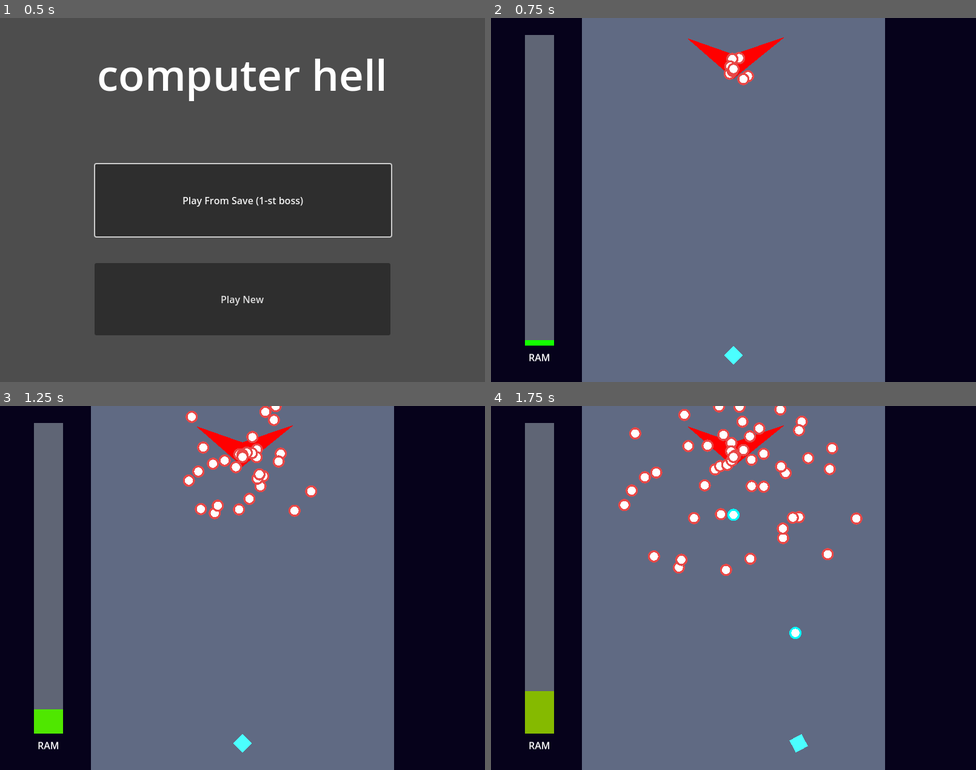
Above: before the commit, frames 1-4 (two rows, left to right).
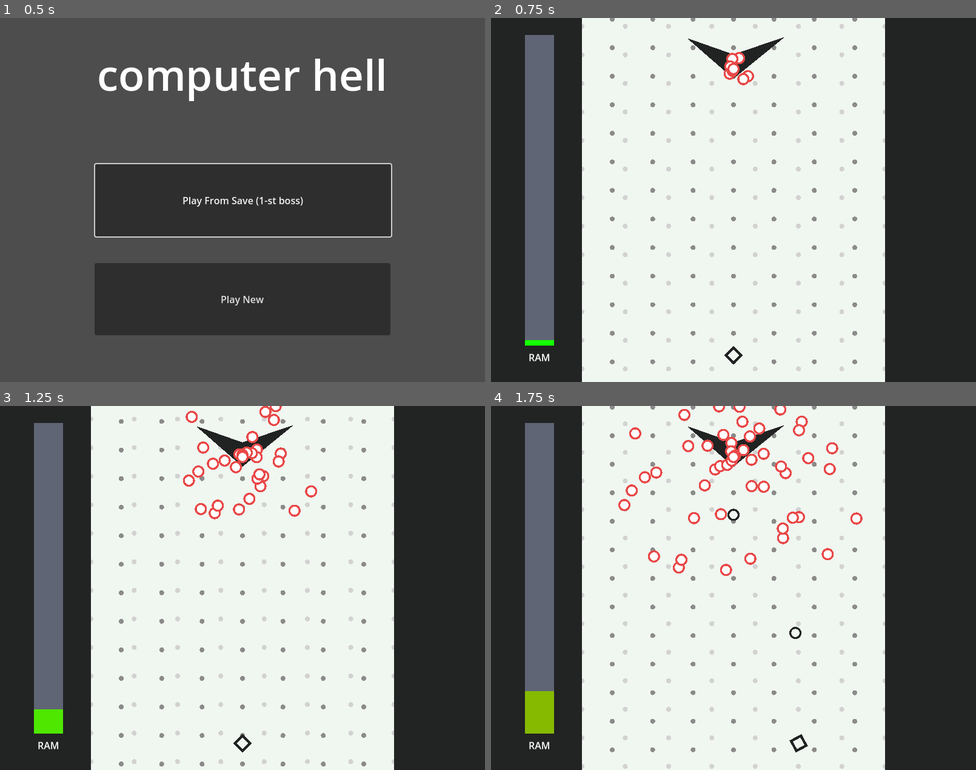
Above: after the commit, the same moments.

Repository: RainMa22/BulletHell
Game: Godot game, scene res://Scenes/Title.tscn
The game is run twice, just before and just after one commit, with the same random seed, the same clock (stepped at 60 frames per second) and the same inputs.
Inputs:
- Up to frame 1 (0.5 s): no input
- Up to frame 2 (0.75 s): click "Play From Save (1-st boss)" at 0.5 s
- Up to frame 3 (1.25 s): no input
- Up to frame 4 (1.75 s): hold D (Right) from 1.28 s (still down); hold Z (Shoot) from 1.28 s (still down)

Frame 1 is identical in both runs. In frame 2, 95% of the frame differs, in the area x 0-100%, y 0-100%; in frame 3, 93%; in frame 4, 92%.

Commit message:
Rudimentary background grid and parallax implementation

Diff:
--- a/Scenes/Game.tscn
+++ b/Scenes/Game.tscn
@@ -1,17 +1,21 @@
-[gd_scene load_steps=7 format=3 uid="uid://wuw80b1roaq"]
+[gd_scene load_steps=8 format=3 uid="uid://wuw80b1roaq"]
 
 [ext_resource type="Script" path="res://src/Game.gd" id="1_fg8e7"]
 [ext_resource type="PackedScene" uid="uid://cwn1aknxem4n4" path="res://src/player/Player.tscn" id="1_udpsn"]
 [ext_resource type="PackedScene" uid="uid://cy4gofdhytyvf" path="res://src/boss/Boss.tscn" id="2_4fr0q"]
 [ext_resource type="PackedScene" uid="uid://crodou4hnnv8n" path="res://src/ui/ram_bar.tscn" id="4_oghjs"]
 [ext_resource type="Texture2D" uid="uid://b45jiiec4v6sh" path="res://resources/visuals/Whitex64.png" id="5_8pbe5"]
-[ext_resource type="AudioStream" uid="uid://dr3kcdkvw54rt" path="res://resources/music/ProGamingTechnique.wav" id="6_en3a1"]
+[ext_resource type="AudioStream" uid="uid://dkfcjcakp2a8g" path="res://resources/music/ProGamingTechnique.wav" id="6_en3a1"]
+[ext_resource type="PackedScene" uid="uid://becfwh3iojy7n" path="res://src/bg/BackgroundGrid.tscn" id="7_rkqf8"]
 
 [node name="Game" type="Node2D"]
 script = ExtResource("1_fg8e7")
 
+[node name="TileMap" type="TileMap" parent="."]
+format = 2
+
 [node name="Black" type="Sprite2D" parent="."]
-modulate = Color(0.0235294, 0.00784314, 0.105882, 1)
+modulate = Color(0.133333, 0.137255, 0.137255, 1)
 scale = Vector2(100, 100)
 texture = ExtResource("5_8pbe5")
 
@@ -31,10 +35,29 @@
 grow_vertical = 2
 
 [node name="Bg" type="Sprite2D" parent="GameContent"]
-modulate = Color(0.376471, 0.415686, 0.513726, 1)
+modulate = Color(0.941176, 0.964706, 0.941176, 1)
 position = Vector2(250, 1000)
 scale = Vector2(10000, 10000)
 texture = ExtResource("5_8pbe5")
+
+[node name="BackgroundGrid2" parent="GameContent" instance=ExtResource("7_rkqf8")]
+position = Vector2(250, 1064)
+dot_color = Color(0.823529, 0.823529, 0.823529, 1)
+dot_radius = 4
+width = 500.0
+height = 800.0
+num_of_dots_x = 8
+num_of_dots_y = 18
+time_for_one_delta_scroll = 3.0
+
+[node name="BackgroundGrid" parent="GameContent" instance=ExtResource("7_rkqf8")]
+position = Vector2(250, 1000)
+dot_color = Color(0.545098, 0.545098, 0.545098, 1)
+dot_radius = 4
+width = 400.0
+height = 800.0
+num_of_dots_x = 7
+num_of_dots_y = 18
 
 [node name="Player" parent="GameContent" instance=ExtResource("1_udpsn")]
 position = Vector2(250, 1256)
--- /dev/null
+++ b/src/bg/BackgroundGrid.gd
@@ -0,0 +1,44 @@
+@tool class_name BackgroundGrid extends Node2D
+
+
+
+#########################
+# Fancy background grid #
+# Dots everywhere.      #
+#########################
+
+@export var dot_color := Color.BLACK
+@export var dot_radius := 5
+
+@export var width := 100.0
+@export var height := 200.0
+
+@export var num_of_dots_x := 10
+@export var num_of_dots_y := 20
+
+@export var time_for_one_delta_scroll := 1.0
+
+var scroll_delta := 0.0
+
+func _draw():
+	var x_separation : float = width / float(num_of_dots_x - 1) # Calculates the x delta between adjacent points.
+	var y_separation : float = height / float(num_of_dots_y - 1) # Calculates the y delta between adjacent points.
+
+	var origin : Vector2 = Vector2(-width / 2, -height / 2) # Finds the negative-most corner for the first dot.
+
+	for ix in range(0, num_of_dots_x):
+		for iy in range(0, num_of_dots_y):
+			var current_point : Vector2 = origin + Vector2(ix * x_separation, iy * y_separation)
+			draw_circle(current_point + (scroll_delta/time_for_one_delta_scroll) * -Vector2.UP * y_separation, dot_radius, dot_color) # Draw dots at each point from indexes 0 to num_of_dots on both dimensions.
+
+func _process(delta):
+	if Engine.is_editor_hint(): # For @Tool, ensure rerendering during engine testing.
+		queue_redraw()
+	else: # In the actual game, do parallax scrolling.
+		process_parallax(delta)
+
+func process_parallax(delta):
+	scroll_delta += delta
+	while scroll_delta >= time_for_one_delta_scroll:
+		scroll_delta -= time_for_one_delta_scroll
+	queue_redraw()
--- /dev/null
+++ b/src/bg/BackgroundGrid.tscn
@@ -0,0 +1,6 @@
+[gd_scene load_steps=2 format=3 uid="uid://becfwh3iojy7n"]
+
+[ext_resource type="Script" path="res://src/bg/BackgroundGrid.gd" id="1_u7t17"]
+
+[node name="BackgroundGrid" type="Node2D"]
+script = ExtResource("1_u7t17")
--- a/src/boss/Boss.tscn
+++ b/src/boss/Boss.tscn
@@ -13,7 +13,7 @@
 polygon = PackedVector2Array(-80, -48, 0, 24, 88, -48)
 
 [node name="Polygon" type="Polygon2D" parent="."]
-color = Color(1, 0, 0, 1)
+color = Color(0.133333, 0.137255, 0.137255, 1)
 polygon = PackedVector2Array(0, -24, -77, -51, 0, 16, 29.6651, -8.08112, 85, -53)
 
 [node name="Health" parent="." instance=ExtResource("2_iuv1q")]
--- a/src/bullet/PlayerBullet.tscn
+++ b/src/bullet/PlayerBullet.tscn
@@ -8,6 +8,9 @@
 allow_invincibility_frames = false
 
 [node name="Circle" parent="." index="0"]
-modulate = Color(0, 0.992157, 0.996078, 1)
+modulate = Color(0.133333, 0.137255, 0.137255, 1)
+
+[node name="Circle2" parent="." index="1"]
+modulate = Color(0.941176, 0.964706, 0.941176, 1)
 
 [connection signal="body_entered" from="." to="." method="_on_body_entered"]
--- a/src/player/Player.tscn
+++ b/src/player/Player.tscn
@@ -13,7 +13,13 @@
 script = ExtResource("1_fdp0l")
 
 [node name="Polygon" type="Polygon2D" parent="."]
-color = Color(0.298039, 1, 1, 1)
+color = Color(0.133333, 0.137255, 0.137255, 1)
+polygon = PackedVector2Array(0, -16, -16, 0, 0, 16, 16, 0)
+
+[node name="Polygon2" type="Polygon2D" parent="."]
+position = Vector2(-1.19209e-07, 3.57628e-07)
+scale = Vector2(0.625, 0.625)
+color = Color(0.941176, 0.964706, 0.941176, 1)
 polygon = PackedVector2Array(0, -16, -16, 0, 0, 16, 16, 0)
 
 [node name="Collider" type="CollisionShape2D" parent="."]
Not shown, added: export_presets.cfg
